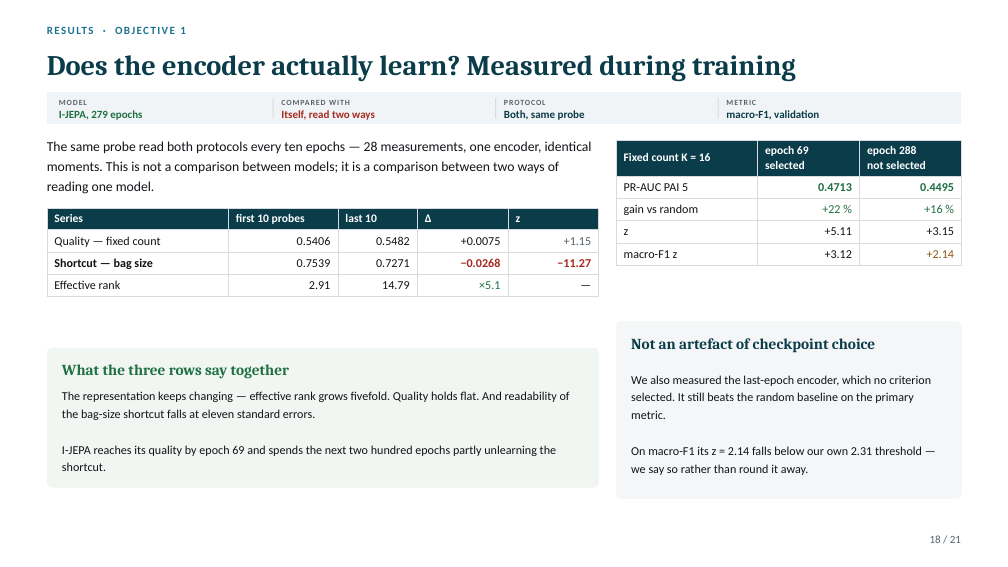
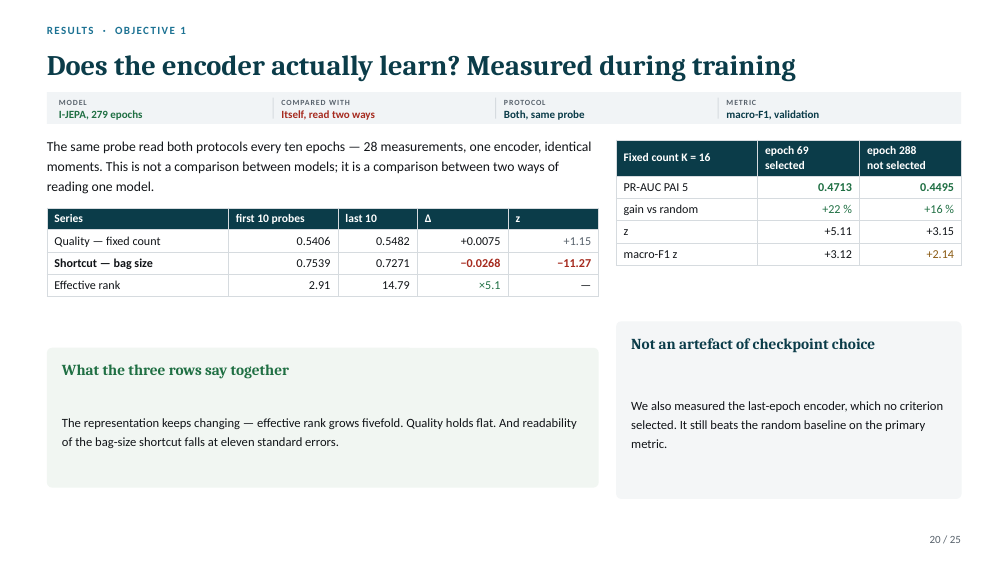
Before and after one commit to Gennaro-finance/Computer_Vision, a slide deck: slide 20 of Project8_CV_2025-2026.pptx (slide 18 before the commit). Drawn at 1008x567 pixels with LibreOffice and Linux fonts; fonts in the diff are those of the drawing. Boxes give left, top, right and bottom in pixels: in the first picture for what was removed or moved away, otherwise in the second. Text is boxed around its words. In the diff, an @@ line names an element or a change of style, - is before the commit and + after.

```diff
--- a/Project8_CV_2025-2026.pptx
+++ b/Project8_CV_2025-2026.pptx
@@ text "We also measured the last-epoch ..." at [631,401,943,448]: size 11.5 to 12 pt; line spacing 17pt to 18pt @@
@@ text "The representation keeps changing — ..." at [62,418,577,448]: size 11.5 to 12 pt; line spacing 17pt to 18pt @@
@@ text at [62,445,556,471]: paragraph removed @@
-I-JEPA reaches its quality by epoch 69 and spends the next two hundred epochs partly unlearning the shortcut.
@@ text at [631,446,922,475]: paragraph removed @@
-On macro-F1 its z = 2.14 falls below our own 2.31 threshold — we say so rather than round it away.
@@ text at [930,536,961,543]: text changed @@
-18 / 21
+20 / 25
```
Also in this commit, not shown: 20 other slides changed, 4 slides added, 1 other file.
